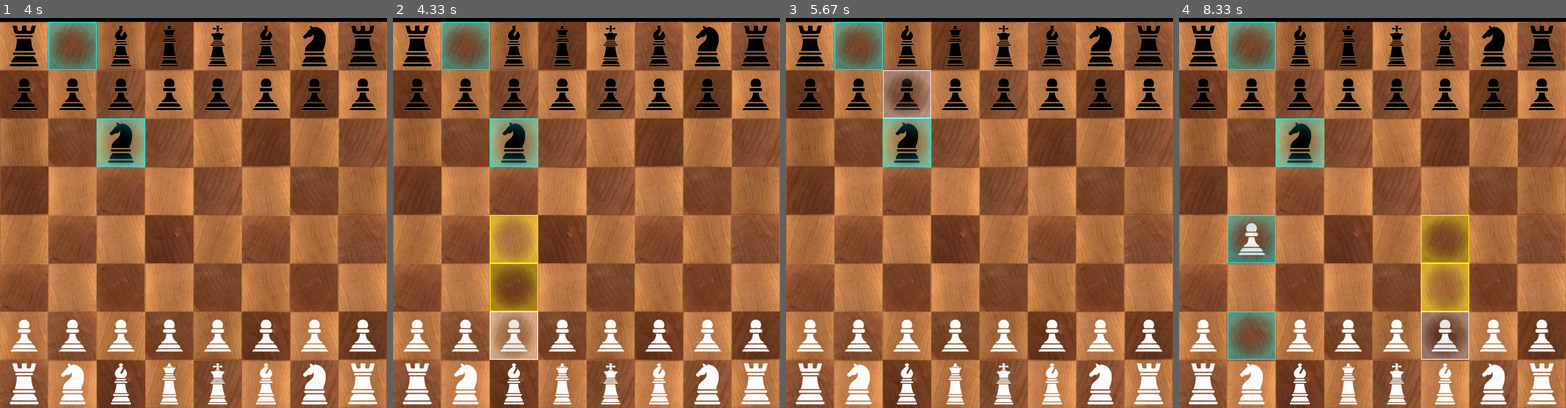
Above: before the commit, frames 1-4 (left to right).
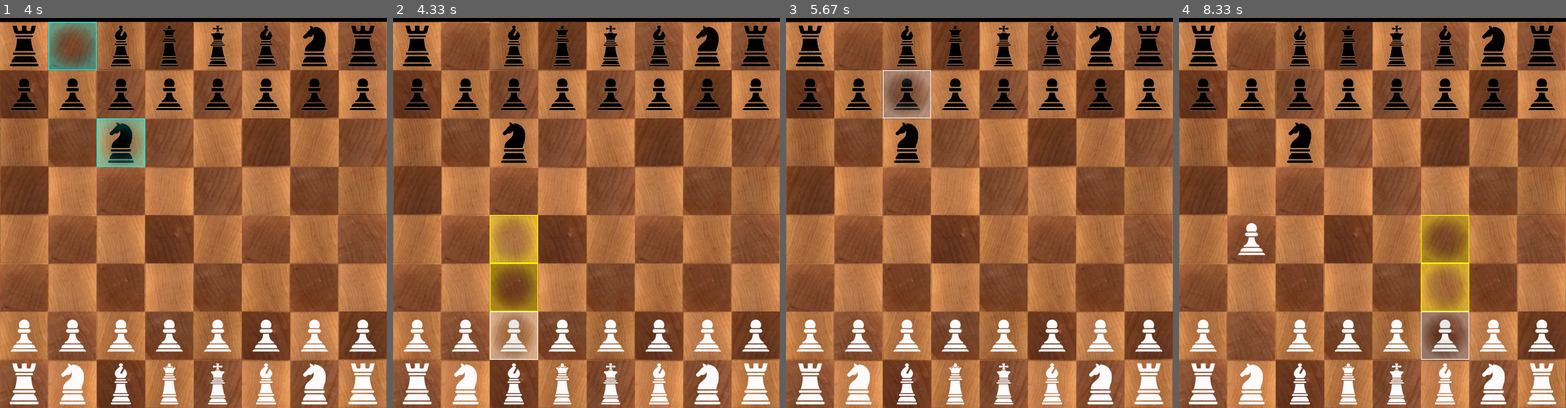
Above: after the commit, the same moments.

Repository: RoiJoleil/ChessSchoolProject
Game: pygame game, started from app.py
Two runs of this game, one before a commit and one after it. Both use one fixed random seed, a clock stepped at 60 frames per second and the inputs below.
Inputs (mouse positions are in pixels of both pictures, inside the frame that each line leads up to):
- Up to frame 1 (4 s): click (193, 197) at 0.38 s; click (332, 345) at 1.22 s; click (92, 45) at 1.55 s; click (340, 357) at 2.22 s; click (131, 60) at 2.55 s; click (46, 107) at 2.88 s; click (274, 127) at 3.22 s; click (77, 57) at 3.55 s; click (108, 127) at 3.88 s
- Up to frame 2 (4.33 s): click (528, 322) at 4.22 s
- Up to frame 3 (5.67 s): click (894, 123) at 4.55 s; click (886, 88) at 5.38 s
- Up to frame 4 (8.33 s): click (1298, 99) at 5.75 s; click (1237, 345) at 6.28 s; click (1275, 267) at 6.62 s; click (1357, 57) at 6.95 s; click (1333, 322) at 7.28 s; click (1229, 330) at 7.62 s; click (1233, 240) at 7.98 s; click (1457, 330) at 8.28 s

Frame 1 is identical in both runs. In frame 2, 2.4% of the frame differs, in the area x 12-38%, y 0-39%; in frame 3, 2.4%; in frame 4, 4.8%, in the area x 12-38%, y 0-88%.

Commit message:
showing previous_move now behave like this:   - if nothing is selected show previous move further investigation if movement is right is required

Diff:
--- a/src/chess/board.py
+++ b/src/chess/board.py
@@ -164,6 +164,7 @@
             # deselect cell by clicking on it again.
             if selected_cell == clicked_cell:
                 cell.set_focus([selected_cell], None)
+                cell.prev_move_unfocus()
                 reset_valid_target_cells()
                 select_cell(None)
             # move piece if we have a cell selected.
@@ -177,10 +178,10 @@
                 select_cell(clicked_cell)
                 cell.set_focus([selected_cell], "selected")
                 set_valid_target_cells(clicked_cell.piece.get_valid_moves())
-            last_move = cell.previous_move()
             if selected_cell == None:
-                if last_move:
-                    cell.set_focus([cell.get_cell(last_move.prev[0], last_move.prev[1]), cell.get_cell(last_move.next[0], last_move.next[1])], "prev")
+                cell.prev_move_focus()
+            else:
+                cell.prev_move_unfocus()
         # Debug Tool to check contents of a cell with middle mouse click
         elif event.button == 2:
             mouse_pos = pygame.mouse.get_pos()
--- a/src/chess/cell.py
+++ b/src/chess/cell.py
@@ -124,7 +124,9 @@
     last_move = previous_move()
     if last_move == None:
         return
-
+    prev, next = get_cell(last_move.prev[0], last_move.prev[1]), get_cell(last_move.next[0], last_move.next[1])
+    global set_focus
+    set_focus([prev, next], "prev")
 
 
 def prev_move_unfocus():
@@ -132,6 +134,10 @@
     last_move = previous_move()
     if last_move == None:
         return
+    prev, next = get_cell(last_move.prev[0], last_move.prev[1]), get_cell(last_move.next[0], last_move.next[1])
+    global set_focus
+    set_focus([prev, next])
+
 
 
 def has_been_touched(pos:tuple[int:int]):
